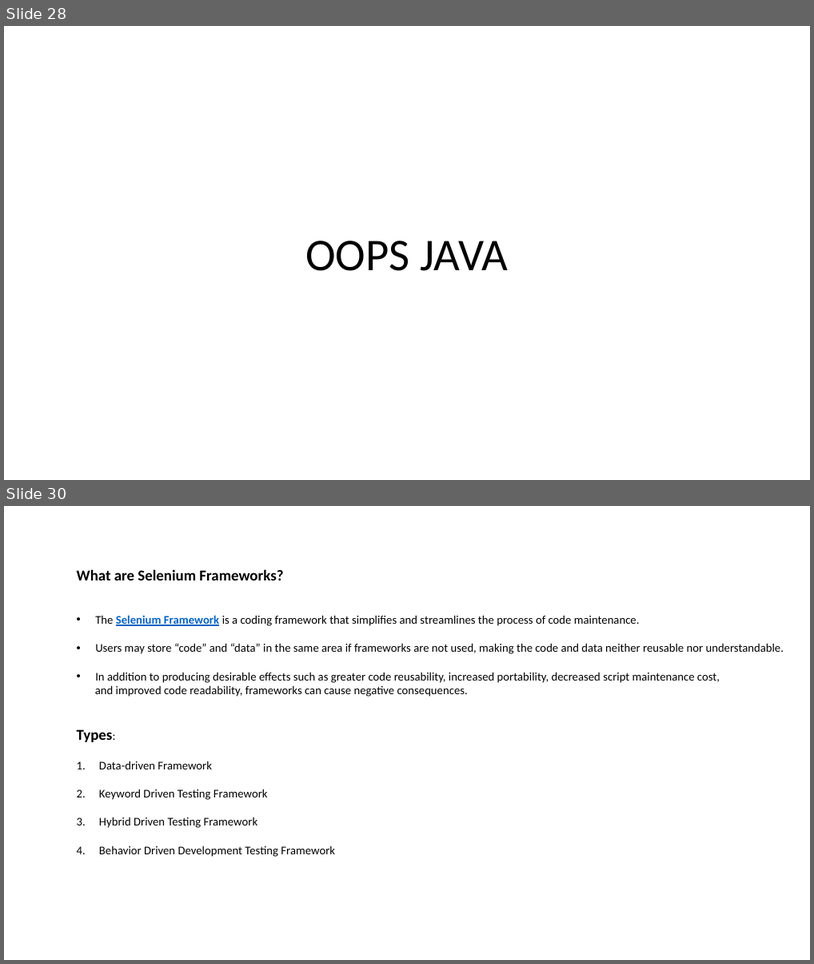
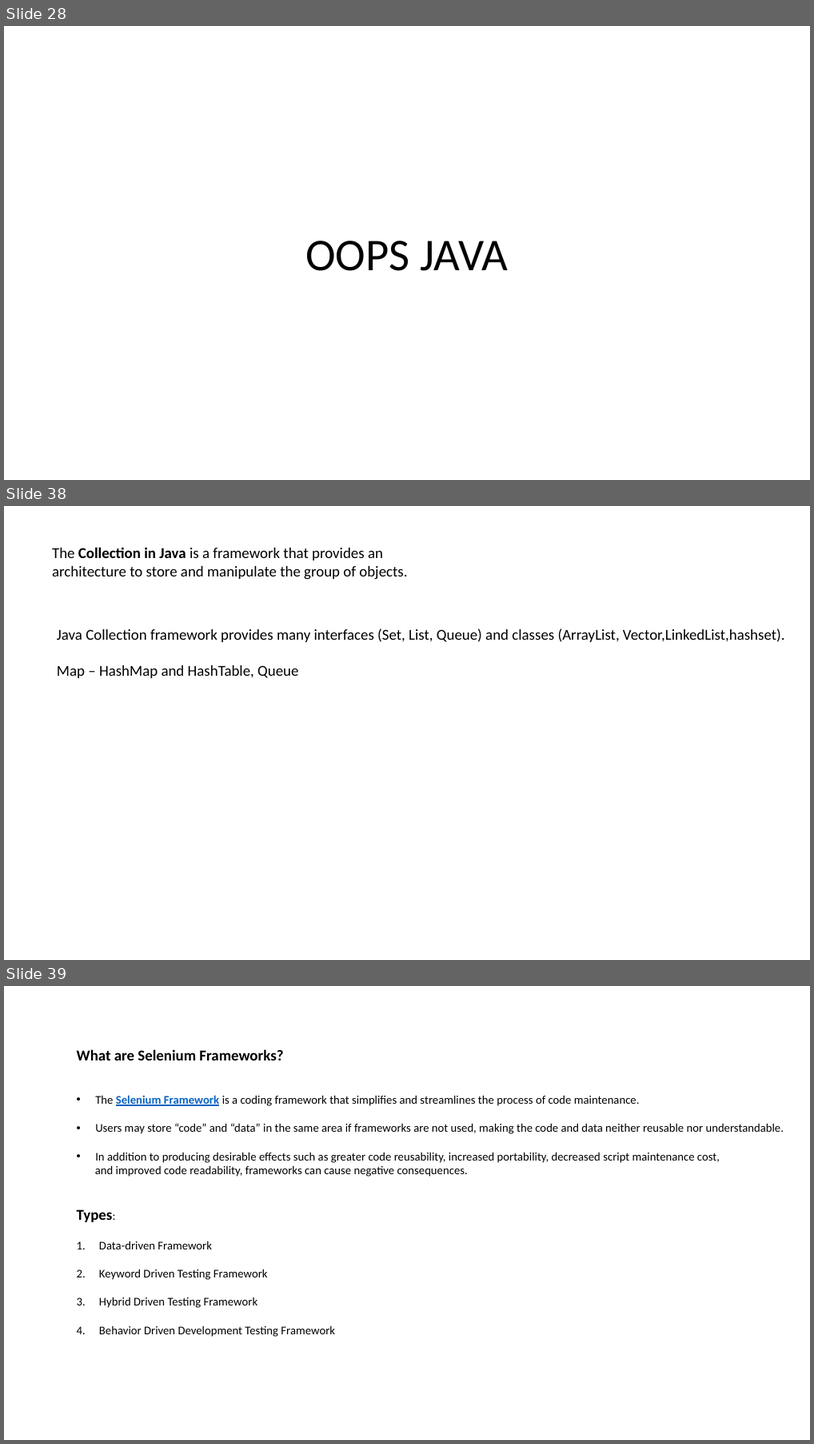
Before and after one commit to SoorajSundar1505/seleniumTraining, a slide deck: Selenium.pptx. Shown one above the other, each under a label of ours: slides 28 and 30 before the commit, slides 28, 38 and 39 after it; the slides between them are not shown. The pictures are 814x964 and 814x1444 pixels, drawn with LibreOffice and Linux fonts; fonts in the diff are those of the drawing. Boxes give left, top, right and bottom in pixels: in the first picture for what was removed or moved away, otherwise in the second. Text is boxed around its words. In the diff, an @@ line names an element or a change of style, - is before the commit and + after.

```diff
--- a/Selenium.pptx
+++ b/Selenium.pptx
@@ slide 38 added at bbox=[4, 506, 810, 960], background #FFFFFF @@
@@ text added at bbox=[52, 547, 407, 580], 18 pt, text #000000 @@
+The Collection in Java is a framework that provides an architecture to store and manipulate the group of objects.
@@ text added at bbox=[57, 628, 786, 678], 18 pt, text #000000 @@
+Java Collection framework provides many interfaces (Set, List, Queue) and classes (ArrayList, Vector,LinkedList,hashset).
+Map – HashMap and HashTable, Queue
@@ what was slide 30 is now slide 39 @@
```
Also in this commit, not shown: 8 other slides added.
